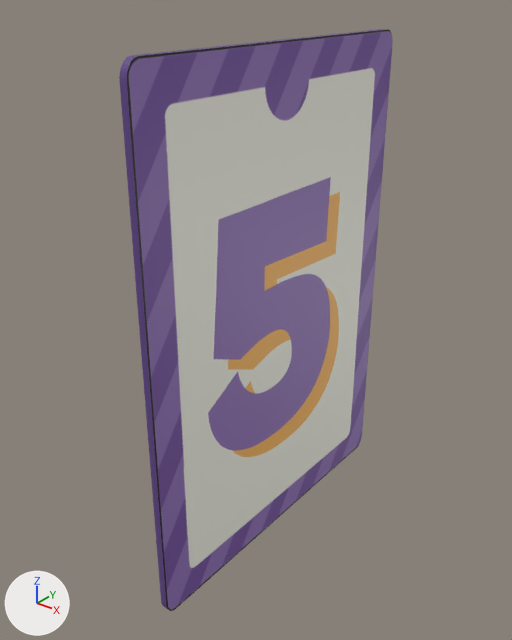
An edit to the FBX model Assets/Resources/Model/Card/Number/m_card_5.fbx, drawn before and after from the same camera.
One viewpoint serves both versions: a 50 mm lens placed at (2.18, -2.97, 1.68), pointed at (-0.12, -0.1, -0.11). Every picture has the same lights, and +X, +Y and +Z are marked at lower left. The first picture is the older version. Where no turn or scale is listed for an object, it has been applied to the vertices.

Objects in the first picture: 'Card'.
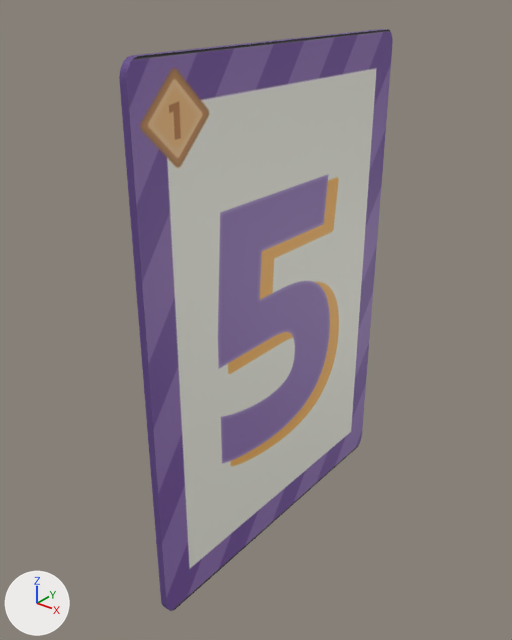
Changed parts and their boxes [x1, y1, x2, y2] in the pictures (512 x 640 px):
'Card', surface changed
    both: [124, 30, 393, 611]
part 1 of me_plane, surface changed
    both: [127, 30, 393, 611]

Diff of the bpy script that builds the scene:
```diff
--- a/Assets/Resources/Model/Card/Number/m_card_5.fbx.py
+++ b/Assets/Resources/Model/Card/Number/m_card_5.fbx.py
@@ img_card_number_5_png @@
+img_card_number_5_png = load_image('Card_Number_5.png', '../../../Sprites/Cards/Card_LV1/0-9/Card_Number_5.png', 1080, 1080, 'sRGB')
@@ mat_front @@
 mat_front = principled_material('Front')
-mat_front.texture = img_5_png
+mat_front.texture = img_card_number_5_png
@@ me_plane @@
 me_plane.from_pydata(...)  # 72 vertices, 38 faces; spans x -0.04..0.0, y -1.04..1.04, z -1.5..1.45
 # used by ob_card; location = (0.0, 0.0, -0.053)
+# me_plane part 1: texture (UV) coordinates of 1 of 38 faces, centred in x 0.0, y 0.0, z -0.03, changed; they spanned u 0.18..0.81, v 0.06..0.94 and now span u 0.27..0.73, v 0.18..0.82
 me_plane.materials.append(mat_base)
```
